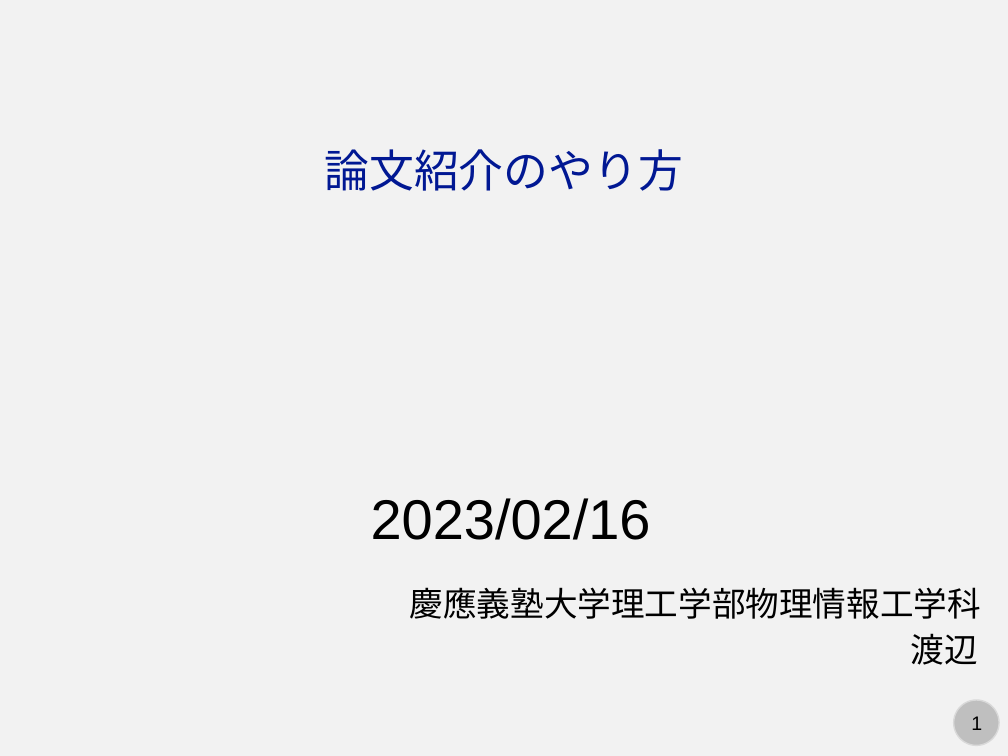
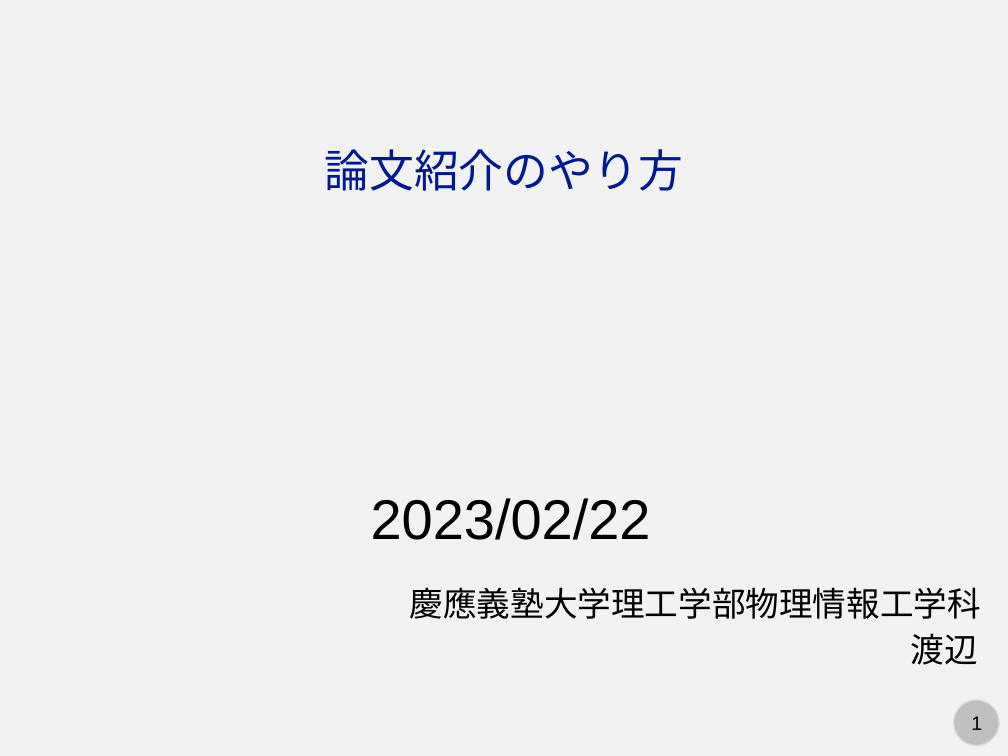
Before and after one commit to kaityo256/lab_startup, a slide deck: slide 1 of howtoreview/howtoreview.pptx. Drawn at 1008x756 pixels with LibreOffice and Linux fonts; fonts in the diff are those of the drawing. Boxes give left, top, right and bottom in pixels: in the first picture for what was removed or moved away, otherwise in the second. Text is boxed around its words. In the diff, an @@ line names an element or a change of style, - is before the commit and + after.

Commit message:
:memo: updates

```diff
--- a/howtoreview/howtoreview.pptx
+++ b/howtoreview/howtoreview.pptx
@@ text at <box>371,498,651,540</box>: text changed @@
-2023/02/16
+2023/02/22
```
